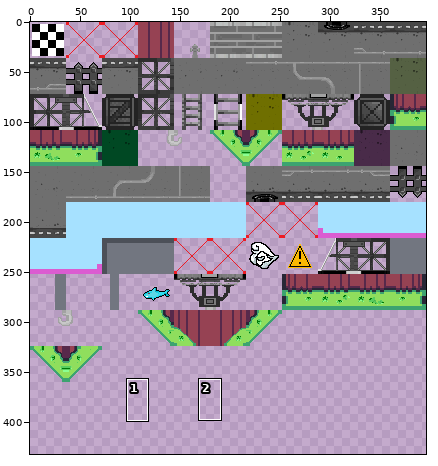
Two versions of one sprite sheet, tilesets/tst_outside_realworld/output_tileset.png. Above: a wide view before the commit, with the close-up outlined.
Close-up. Old version:
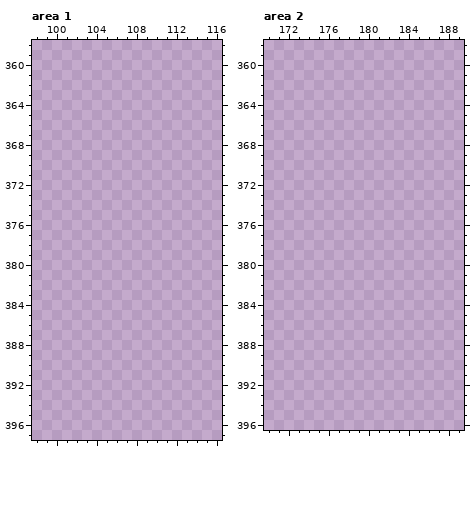
The file is 396x432 pixels. Pixels under 10% opacity are left out. Colours within 5 levels of each other are drawn and written as one. Shown: area 1: x 98..116, y 358..397; area 2: x 170..189, y 358..396. The commit also changed other parts of the picture, which this record leaves out.
And afterwards:
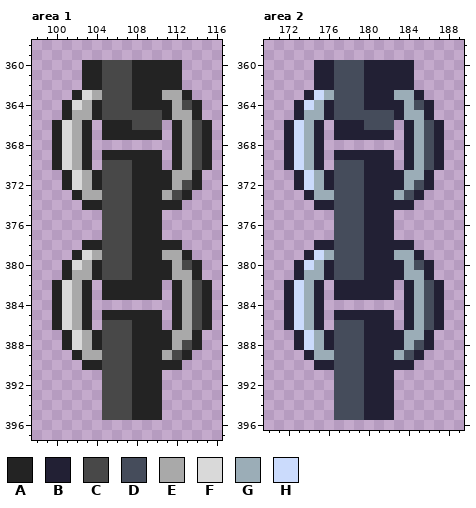
Palette (. is transparent): A #232323  B #222034  C #484848  D #454c5b  E #a9a9a9  F #d9d9d9  G #9badb7  H #cbdbfc
Change:
Changed rows in their new state; - is an unchanged pixel.
Area 1:
first column x 100:
360 ---AACCCAAAAA---
361 ---AACCCAAAAA---
362 ---AACCCAAAAA---
363 --AFECCCAAAEEA--
364 -AFEACCCAAAAECA-
365 -AEEACCCCCCAEEA-
366 AFEA-AAACCC-AECA
367 AFEA-AAAAAA-AECA
368 AFEA--------AECA
369 AFEA-AAAAAA-AECA
370 AFEA-CCCAAA-AECA
371 -AFEACCCAAAAEEA-
372 -AFEACCCAAAAECA-
373 --AEECCCAAAECA--
374 ---AACCCAAAAA---
375 -----CCCAAA-----
376 -----CCCAAA-----
377 -----CCCAAA-----
378 ---AACCCAAAAA---
379 --AFECCCAAAEEA--
380 -AFEACCCAAAAECA-
381 -AEEACCCAAAAEEA-
382 AFEA-AAAAAA-AECA
383 AFEA-AAAAAA-AECA
384 AFEA--------AECA
385 AFEA-AAAAAA-AECA
386 AFEA-CCCAAA-AECA
387 -AFEACCCAAAAEEA-
388 -AFEACCCAAAAECA-
389 --AEECCCAAAECA--
390 ---AACCCAAAAA---
391 -----CCCAAA-----
392 -----CCCAAA-----
393 -----CCCAAA-----
394 -----CCCAAA-----
395 -----CCCAAA-----
Area 2:
first column x 172:
360 ---BBDDDBBBBB---
361 ---BBDDDBBBBB---
362 ---BBDDDBBBBB---
363 --BHGDDDBBBGGB--
364 -BHGBDDDBBBBGDB-
365 -BGGBDDDDDDBGGB-
366 BHGB-BBBDDD-BGDB
367 BHGB-BBBBBB-BGDB
368 BHGB--------BGDB
369 BHGB-BBBBBB-BGDB
370 BHGB-DDDBBB-BGDB
371 -BHGBDDDBBBBGGB-
372 -BHGBDDDBBBBGDB-
373 --BGGDDDBBBGDB--
374 ---BBDDDBBBBB---
375 -----DDDBBB-----
376 -----DDDBBB-----
377 -----DDDBBB-----
378 ---BBDDDBBBBB---
379 --BHGDDDBBBGGB--
380 -BHGBDDDBBBBGDB-
381 -BGGBDDDBBBBGGB-
382 BHGB-BBBBBB-BGDB
383 BHGB-BBBBBB-BGDB
384 BHGB--------BGDB
385 BHGB-BBBBBB-BGDB
386 BHGB-DDDBBB-BGDB
387 -BHGBDDDBBBBGGB-
388 -BHGBDDDBBBBGDB-
389 --BGGDDDBBBGDB--
390 ---BBDDDBBBBB---
391 -----DDDBBB-----
392 -----DDDBBB-----
393 -----DDDBBB-----
394 -----DDDBBB-----
395 -----DDDBBB-----
Boxes around the changes in both close-ups, in picture pixels (x1, y1, x2, y2):
added: (52, 60, 212, 420)
added: (284, 60, 444, 420)
